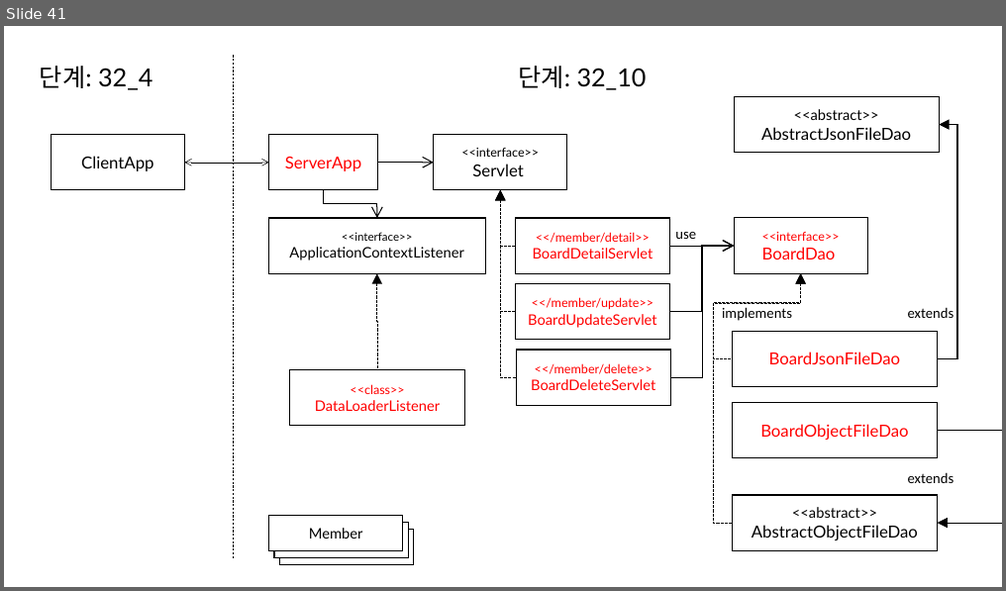
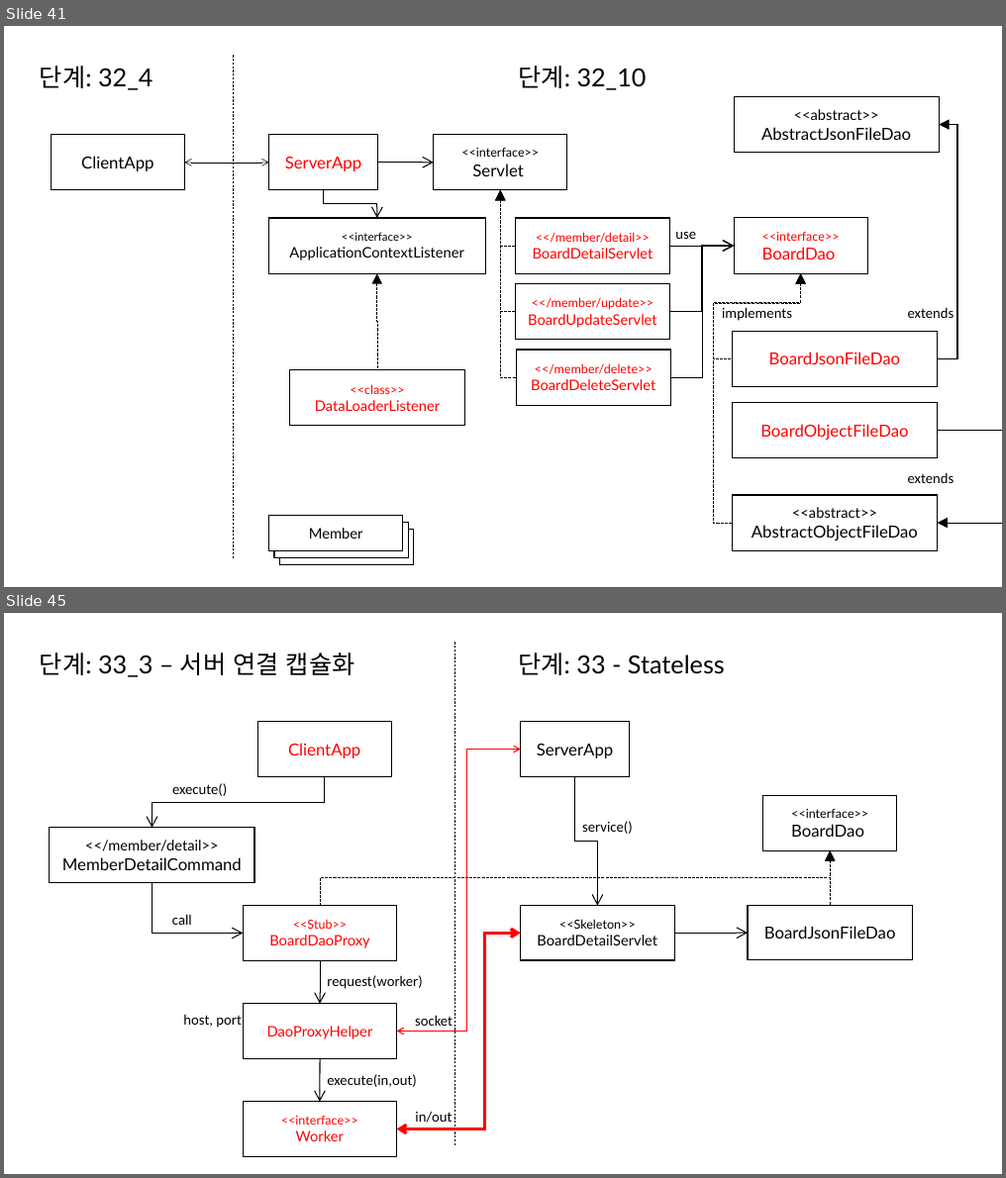
Before and after one commit to eomjinyoung/bitcamp-20191202, a slide deck: ClassDiagram.pptx. Shown one above the other, each under a label of ours: slide 41 before the commit, slides 41 and 45 after it; the slides between them are not shown. The pictures are 1006x591 and 1006x1178 pixels, drawn with LibreOffice and Linux fonts; fonts in the diff are those of the drawing. Boxes give left, top, right and bottom in pixels: in the first picture for what was removed or moved away, otherwise in the second. Text is boxed around its words. In the diff, an @@ line names an element or a change of style, - is before the commit and + after.

```diff
--- a/ClassDiagram.pptx
+++ b/ClassDiagram.pptx
@@ slide 45 added at <box>4,613,1002,1174</box>, background #FFFFFF @@
@@ line added from (455, 642) to (455, 1146), #000000 0.5 pt dashed @@
@@ text added at <box>40,653,355,677</box>, 24 pt, text #000000 @@
+단계: 33_3 – 서버 연결 캡슐화
@@ text added at <box>518,653,725,675</box>, 24 pt, text #000000 @@
+단계: 33 - Stateless
@@ rectangle added at <box>257,722,392,777</box>, outline #000000 1 pt, 16 pt, text #FF0000 @@
+ClientApp
@@ rectangle added at <box>521,722,629,777</box>, outline #000000 1 pt, 16 pt, text #000000 @@
+ServerApp
@@ elbow double arrow added from (397, 1032) to (521, 750), #FF0000 1 pt @@
@@ elbow arrow added from (325, 777) to (152, 828), #000000 1 pt @@
@@ text added at <box>172,783,227,796</box>, 14 pt, text #000000 @@
+execute()
@@ elbow arrow added from (575, 777) to (598, 906), #000000 1 pt @@
@@ rectangle added at <box>763,795,897,851</box>, outline #000000 1 pt, 12 pt, text #000000 @@
+<<interface>>
+BoardDao
@@ rectangle added at <box>50,828,254,883</box>, fill #FFFFFF, outline #000000 1 pt, 16 pt, text #000000 @@
+<</member/detail>>
+MemberDetailCommand
@@ text added at <box>582,821,633,834</box>, 14 pt, text #000000 @@
+service()
@@ elbow arrow added from (320, 906) to (831, 851), #000000 1 pt dashed @@
@@ elbow arrow added from (831, 906) to (831, 851), #000000 1 pt dashed @@
@@ elbow arrow added from (152, 883) to (243, 934), #000000 1 pt @@
@@ rectangle added at <box>243,906,397,960</box>, outline #000000 1 pt, 14 pt, text #FF0000 @@
+<<Stub>>
+BoardDaoProxy
@@ rectangle added at <box>521,906,675,960</box>, outline #000000 1 pt, 14 pt, text #000000 @@
+<<Skeleton>>
+BoardDetailServlet
@@ rectangle added at <box>747,906,912,960</box>, outline #000000 1 pt, 16 pt, text #000000 @@
+BoardJsonFileDao
@@ text added at <box>172,914,192,925</box>, 14 pt, text #000000 @@
+call
@@ elbow double arrow added from (397, 1130) to (521, 934), #FF0000 3 pt @@
@@ elbow arrow added from (675, 934) to (747, 934), #000000 1 pt @@
@@ arrow added from (320, 961) to (320, 1004), #000000 1 pt @@
@@ text added at <box>327,975,422,989</box>, 14 pt, text #000000 @@
+request(worker)
@@ text added at <box>183,1015,242,1028</box>, 14 pt, text #000000 @@
+host, port
@@ rectangle added at <box>243,1004,397,1059</box>, outline #000000 1 pt, 14 pt, text #FF0000 @@
+DaoProxyHelper
@@ text added at <box>415,1015,452,1026</box>, 14 pt, text #000000 @@
+socket
@@ arrow added from (320, 1059) to (320, 1102), #000000 1 pt @@
@@ text added at <box>327,1074,417,1087</box>, 14 pt, text #000000 @@
+execute(in,out)
@@ rectangle added at <box>243,1102,397,1157</box>, outline #000000 1 pt, 12 pt, text #FF0000 @@
+<<interface>>
+Worker
@@ text added at <box>415,1112,451,1123</box>, 14 pt, text #000000 @@
+in/out
```
Also in this commit, not shown: 2 slides changed, 4 other slides added, 10 other files.
